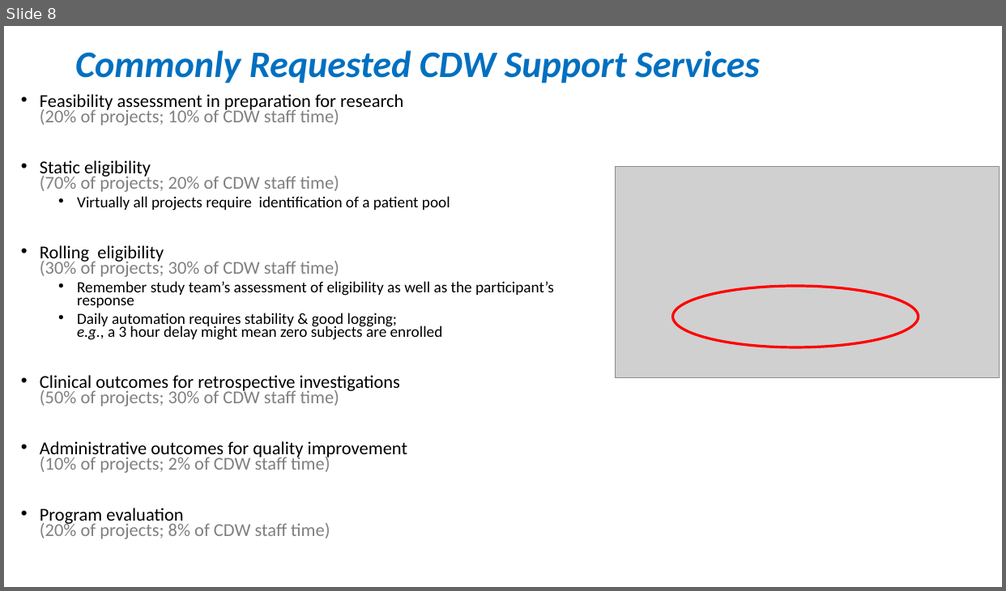
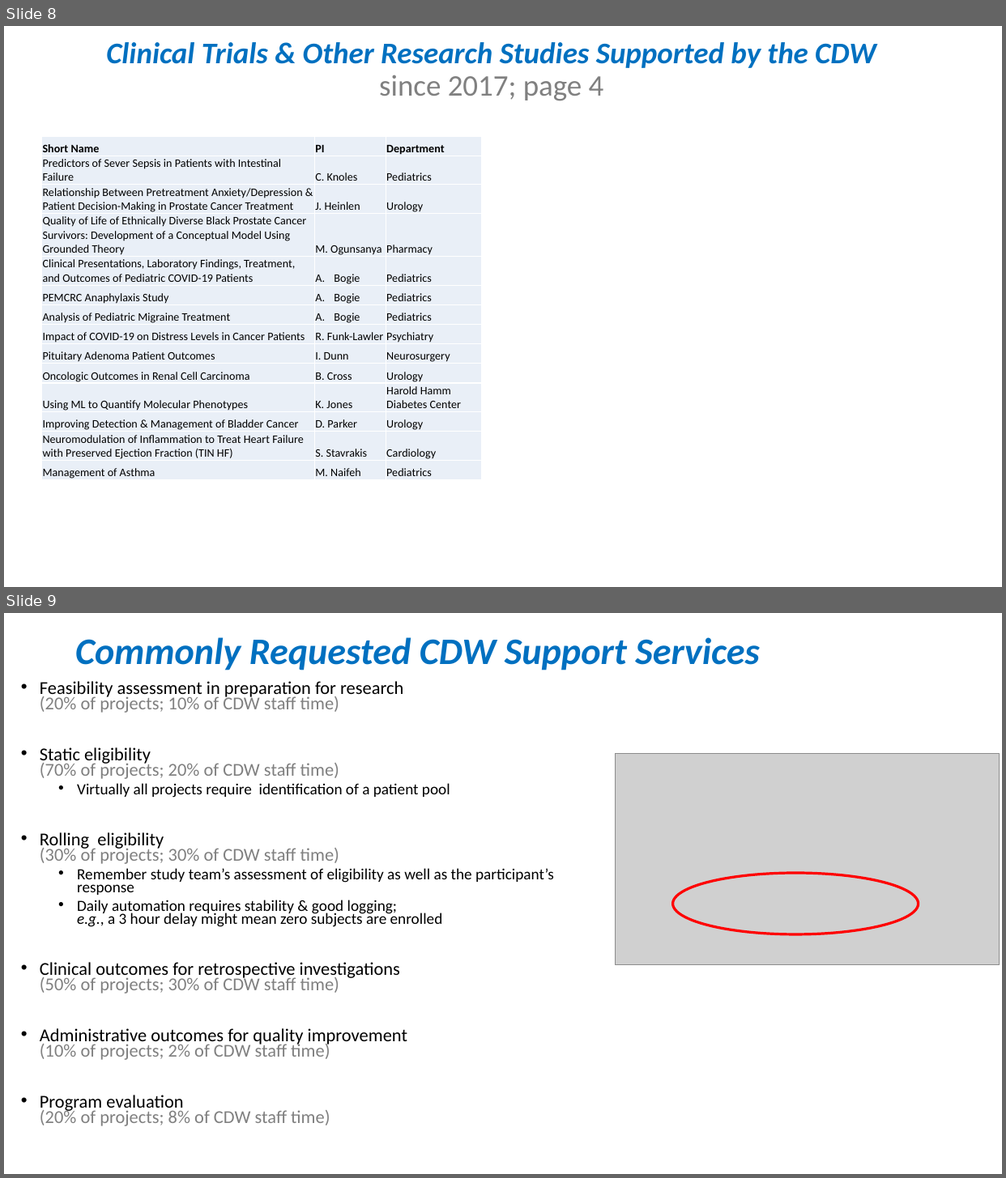
Before and after one commit to OuhscBbmc/prairie-outpost-public, a slide deck: publications/presentation-2020-12-ou-health/cdw-2020-12.pptx. Shown one above the other, each under a label of ours: slide 8 before the commit, slides 8 and 9 after it. The pictures are 1006x591 and 1006x1178 pixels, drawn with LibreOffice and Linux fonts; fonts in the diff are those of the drawing; grey boxes stand for pictures. Boxes give left, top, right and bottom in pixels: in the first picture for what was removed or moved away, otherwise in the second. Text is boxed around its words. In the diff, an @@ line names an element or a change of style, - is before the commit and + after.

```diff
--- a/publications/presentation-2020-12-ou-health/cdw-2020-12.pptx
+++ b/publications/presentation-2020-12-ou-health/cdw-2020-12.pptx
@@ slide 8 added at (4, 26, 1002, 587), background #FFFFFF @@
@@ title added at (106, 42, 876, 101), 28.8 pt, text #0070C0, bold, italic @@
+Clinical Trials & Other Research Studies Supported by the CDW
+since 2017; page 4
@@ table added at (42, 136, 483, 482), 14 rows, 3 columns @@
+Short Name | PI | Department
+Predictors of Sever Sepsis in Patients with Intestinal Failure | C. Knoles | Pediatrics
+Relationship Between Pretreatment Anxiety/Depression & Patient Decision-Making in Prostate Cancer Treatment | J. Heinlen | Urology
+Quality of Life of Ethnically Diverse Black Prostate Cancer Survivors: Development of a Conceptual Model Using Grounded Theory | M. Ogunsanya | Pharmacy
+Clinical Presentations, Laboratory Findings, Treatment, and Outcomes of Pediatric COVID-19 Patients | Bogie | Pediatrics
+PEMCRC Anaphylaxis Study | Bogie | Pediatrics
+Analysis of Pediatric Migraine Treatment | Bogie | Pediatrics
+Impact of COVID-19 on Distress Levels in Cancer Patients | R. Funk-Lawler | Psychiatry
+Pituitary Adenoma Patient Outcomes | I. Dunn | Neurosurgery
+Oncologic Outcomes in Renal Cell Carcinoma | B. Cross | Urology
+Using ML to Quantify Molecular Phenotypes | K. Jones | Harold Hamm Diabetes Center
+Improving Detection & Management of Bladder Cancer | D. Parker | Urology
+Neuromodulation of Inflammation to Treat Heart Failure with Preserved Ejection Fraction (TIN HF) | S. Stavrakis | Cardiology
+Management of Asthma | M. Naifeh | Pediatrics
@@ what was slide 8 is now slide 9 @@
```
Also in this commit, not shown: 1 slide changed, 1 other slide added.
